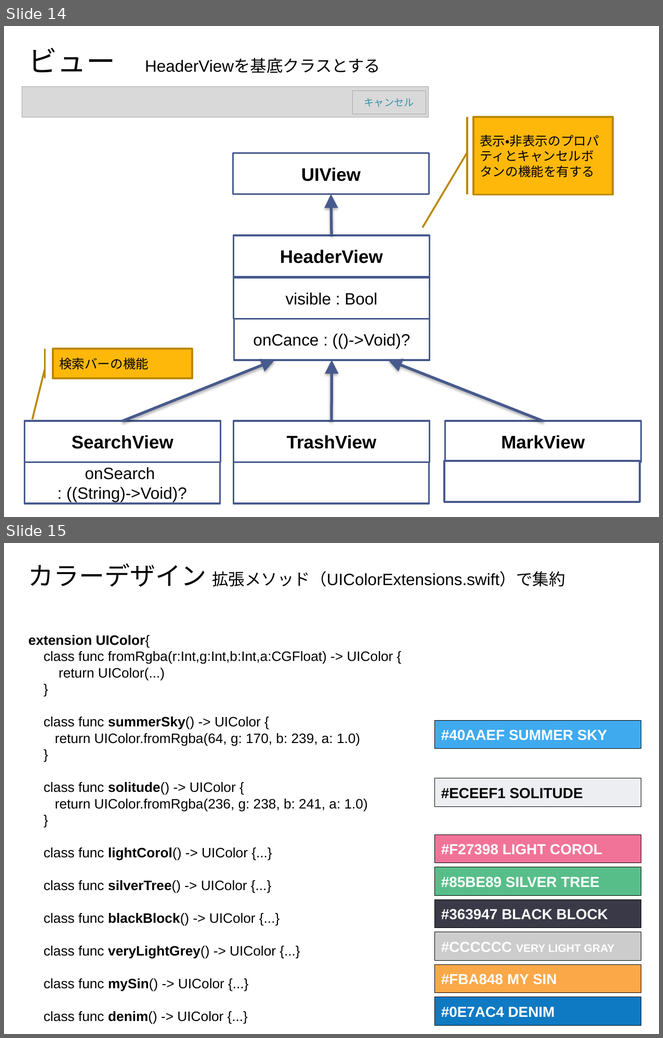
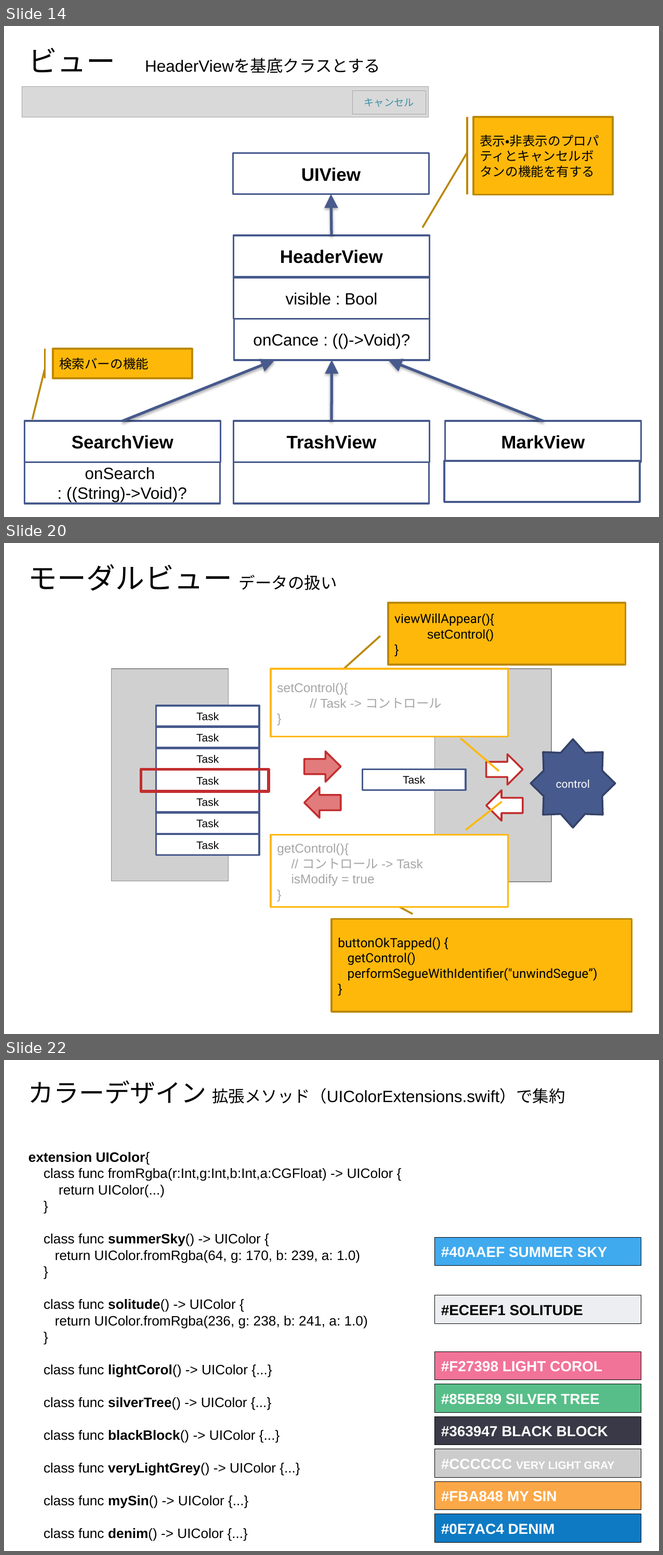
Before and after one commit to furuya02/ToDoApp, a slide deck: doc/ToDoApp.pptx. Shown one above the other, each under a label of ours: slides 14 and 15 before the commit, slides 14, 20 and 22 after it; the slides between them are not shown. The pictures are 663x1038 and 663x1555 pixels, drawn with LibreOffice and Linux fonts; fonts in the diff are those of the drawing; grey boxes stand for pictures. Boxes give left, top, right and bottom in pixels: in the first picture for what was removed or moved away, otherwise in the second. Text is boxed around its words. In the diff, an @@ line names an element or a change of style, - is before the commit and + after.

```diff
--- a/doc/ToDoApp.pptx
+++ b/doc/ToDoApp.pptx
@@ slide 20 added at (4, 543, 659, 1034), background #FFFFFF @@
@@ text added at (28, 564, 337, 591), 32 pt, text #000000 @@
+モーダルビュー データの扱い
@@ border callout added at (388, 603, 625, 665), fill #FEB80A, outline #BC8807 2 pt, 14 pt, text #000000 @@
+viewWillAppear(){
+setControl()
+}
@@ picture added at (112, 669, 228, 881) @@
@@ border callout added at (271, 669, 508, 736), fill #FFFFFF, outline #FEB80A 2 pt, 14 pt, text #A6A6A6 @@
+setControl(){
+// Task -> コントロール
+}
@@ picture added at (435, 669, 551, 882) @@
@@ rectangle added at (156, 705, 259, 727), fill #FFFFFF, outline #475A8D 2 pt, 12 pt, text #000000 @@
+Task
@@ rectangle added at (156, 727, 259, 748), fill #FFFFFF, outline #475A8D 2 pt, 12 pt, text #000000 @@
+Task
@@ star added at (531, 740, 616, 828), fill #475A8D, outline #354368 2 pt, 12 pt, text #FFFFFF @@
+control
@@ rectangle added at (156, 749, 259, 770), fill #FFFFFF, outline #475A8D 2 pt, 12 pt, text #000000 @@
+Task
@@ right arrow added at (304, 752, 341, 782), fill #E17B7C, outline #C32D2E 2 pt @@
@@ right arrow added at (486, 755, 523, 785), fill #FFFFFF, outline #C32D2E 2 pt @@
@@ rectangle added at (141, 770, 269, 792), outline #C32D2E 3 pt @@
@@ rectangle added at (156, 770, 259, 792), fill #FFFFFF, outline #475A8D 2 pt, 12 pt, text #000000 @@
+Task
@@ rectangle added at (362, 770, 465, 791), fill #FFFFFF, outline #475A8D 2 pt, 12 pt, text #000000 @@
+Task
@@ rectangle added at (156, 792, 259, 812), fill #FFFFFF, outline #475A8D 2 pt, 12 pt, text #000000 @@
+Task
@@ right arrow added at (304, 787, 341, 818), fill #E17B7C, outline #C32D2E 2 pt @@
@@ right arrow added at (486, 791, 523, 822), fill #FFFFFF, outline #C32D2E 2 pt @@
@@ rectangle added at (156, 813, 259, 834), fill #FFFFFF, outline #475A8D 2 pt, 12 pt, text #000000 @@
+Task
@@ rectangle added at (156, 835, 259, 856), fill #FFFFFF, outline #475A8D 2 pt, 12 pt, text #000000 @@
+Task
@@ border callout added at (271, 835, 508, 908), fill #FFFFFF, outline #FEB80A 2 pt, 14 pt, text #A6A6A6 @@
+getControl(){
+// コントロール -> Task
+isModify = true
+}
@@ border callout added at (332, 919, 632, 1012), fill #FEB80A, outline #BC8807 2 pt, 14 pt, text #000000 @@
+buttonOkTapped() {
+getControl()
+performSegueWithIdentifier("unwindSegue”)
+}
@@ what was slide 15 is now slide 22 @@
```
Also in this commit, not shown: 7 slides changed, 5 other slides added, 7 slides removed.
